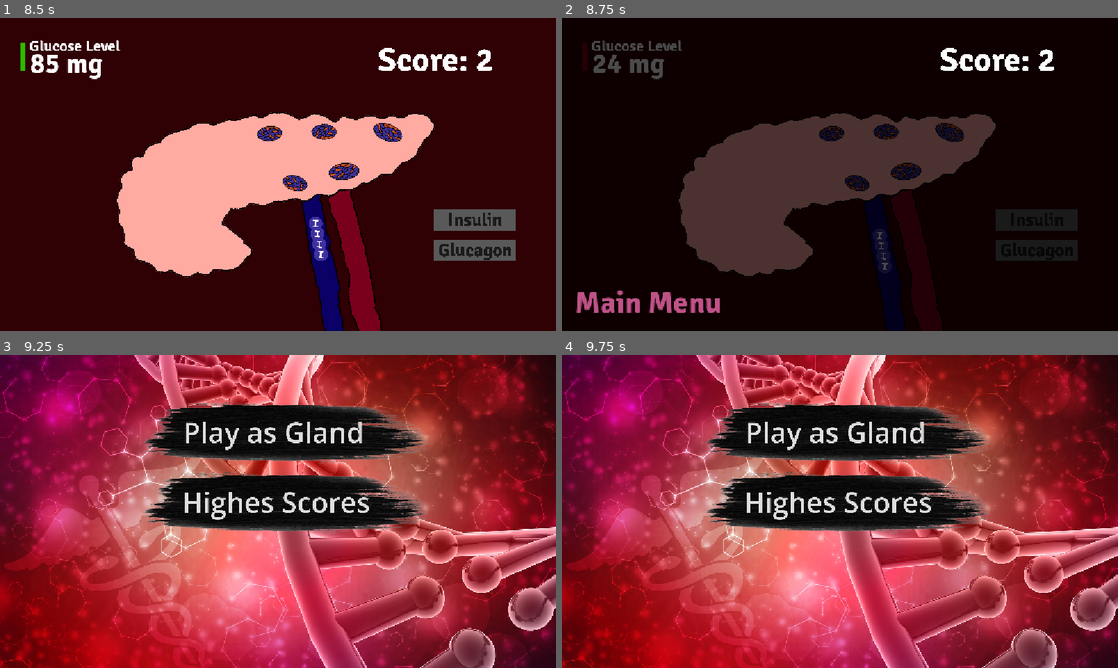
Above: before the commit, frames 1-4 (two rows, left to right).
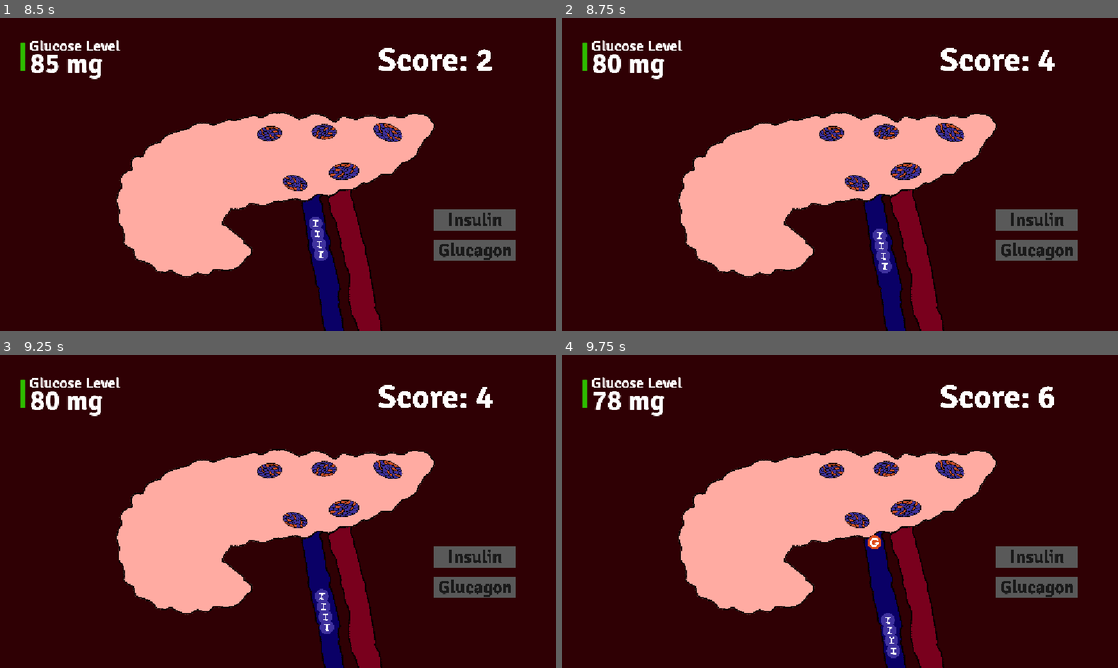
Above: after the commit, the same moments.

Repository: NileKnight1/hormonal-coordination
Game: Godot game, scene res://scenes/main_menu.tscn
The game is run twice, just before and just after one commit, with the same random seed, the same clock (stepped at 60 frames per second) and the same inputs.
Inputs (mouse positions are in pixels of both pictures, inside the frame that each line leads up to):
- Up to frame 1 (8.5 s): click "Highes Scores" at 0.5 s; click "Back" at 1.25 s; click "Play as Gland" at 2 s; click "Pancreas" at 2.75 s; click "Pituitary" at 3.5 s; click "Adrenal" at 4.25 s; click "Thyroid" at 5 s; click "General" at 5.75 s; click "Play" at 6.5 s; click (472, 221) at 7.25 s; tap Enter at 8 s; move the mouse to (400, 158) at 8.02 s; hold Right from 8.03 s (still down); tap Alt at 8.1 s; click (400, 158) at 8.17 s
- Up to frame 2 (8.75 s): keep holding Right
- Up to frame 3 (9.25 s): release Right at 8.75 s; click (83, 639) at 8.75 s, where only the run before the commit has a clickable "Main Menu"
- Up to frame 4 (9.75 s): click (1034, 589) at 9.52 s

Frame 1 is identical in both runs. In frame 2, 98% of the frame differs, in the area x 0-100%, y 0-100%; in frame 3, 97%; in frame 4, 97%.

Commit message:
adjust death and music and sounds in adrenal/pituitary/general

Diff:
--- a/scenes/adrenal.tscn
+++ b/scenes/adrenal.tscn
@@ -3,9 +3,21 @@
 [ext_resource type="Script" uid="uid://borl85q5mlcw5" path="res://scripts/adrenal.gd" id="1_855ow"]
 [ext_resource type="Texture2D" uid="uid://bj5phtvuyvlfg" path="res://assets/201405_adrenal_medulla.png" id="1_uad51"]
 [ext_resource type="FontFile" uid="uid://dv5ck4njci6f6" path="res://assets/Signika-Bold.ttf" id="3_8apxs"]
+[ext_resource type="AudioStream" uid="uid://bcr0ooramemnx" path="res://audio/fluid.mp3" id="4_47jjj"]
 
 [sub_resource type="StyleBoxFlat" id="StyleBoxFlat_8apxs"]
 bg_color = Color(0.18576995, 0.00057644997, 0.016268224, 1)
+
+[sub_resource type="StyleBoxFlat" id="StyleBoxFlat_47jjj"]
+bg_color = Color(0, 0, 0, 0.7058824)
+
+[sub_resource type="StyleBoxEmpty" id="StyleBoxEmpty_8apxs"]
+
+[sub_resource type="StyleBoxEmpty" id="StyleBoxEmpty_47jjj"]
+
+[sub_resource type="StyleBoxEmpty" id="StyleBoxEmpty_7g4nv"]
+
+[sub_resource type="StyleBoxEmpty" id="StyleBoxEmpty_kdwxv"]
 
 [node name="Node2D" type="Node2D" unique_id=652613790]
 script = ExtResource("1_855ow")
@@ -17,8 +29,8 @@
 [node name="Camera2D" type="Camera2D" parent="." unique_id=1549937560]
 
 [node name="201405AdrenalMedulla" type="Sprite2D" parent="." unique_id=1746344252]
-position = Vector2(94.999985, -216)
-scale = Vector2(0.5875, 0.5875)
+position = Vector2(-9.000004, -160)
+scale = Vector2(0.73375, 0.73375)
 texture = ExtResource("1_uad51")
 
 [node name="Control" type="Control" parent="." unique_id=1210706525]
@@ -82,39 +94,27 @@
 theme_override_font_sizes/font_size = 80
 text = "Digestion: ON"
 
-[node name="event" type="Label" parent="Control" unique_id=693938265]
+[node name="event" type="Label" parent="Control" unique_id=701456269]
 layout_mode = 0
-offset_left = -549.0
-offset_top = 240.0
-offset_right = 535.4829
-offset_bottom = 386.0
-scale = Vector2(0.4599988, 0.4599988)
+offset_left = -542.0
+offset_top = 213.0
+offset_right = 498.0
+offset_bottom = 384.0
+scale = Vector2(0.475, 0.475)
 theme_override_fonts/font = ExtResource("3_8apxs")
-theme_override_font_sizes/font_size = 118
-text = "Nothing right now"
+theme_override_font_sizes/font_size = 125
+text = "Player is nothing."
 
-[node name="score" type="Label" parent="Control" unique_id=2099224922]
+[node name="health" type="Label" parent="Control" unique_id=2102242111]
 layout_mode = 0
-offset_left = 201.99998
-offset_top = -286.0
-offset_right = 646.0
-offset_bottom = -96.0
-scale = Vector2(0.115, 0.115)
+offset_left = -539.0
+offset_top = -290.00003
+offset_right = 2175.0
+offset_bottom = 553.0
+scale = Vector2(0.12, 0.12)
 theme_override_fonts/font = ExtResource("3_8apxs")
-theme_override_font_sizes/font_size = 633
-text = "Score: 0"
-
-[node name="health" type="Label" parent="Control" unique_id=1243171675]
-layout_mode = 0
-offset_left = 207.0
-offset_top = -203.0
-offset_right = 705.0
-offset_bottom = -13.0
-scale = Vector2(0.11, 0.11)
-theme_override_fonts/font = ExtResource("3_8apxs")
-theme_override_font_sizes/font_size = 629
+theme_override_font_sizes/font_size = 684
 text = "Health: 3"
-vertical_alignment = 1
 
 [node name="Panel" type="Panel" parent="." unique_id=1590552765]
 z_index = -1
@@ -126,5 +126,44 @@
 theme_override_styles/panel = SubResource("StyleBoxFlat_8apxs")
 metadata/_edit_lock_ = true
 
+[node name="bg" type="Panel" parent="." unique_id=1614006409]
+visible = false
+offset_left = -584.0
+offset_top = -329.99997
+offset_right = 596.0
+offset_bottom = 333.00003
+theme_override_styles/panel = SubResource("StyleBoxFlat_47jjj")
+
+[node name="score" type="Label" parent="." unique_id=1157729923]
+offset_left = 211.0
+offset_top = -293.0
+offset_right = 2497.0
+offset_bottom = 517.0
+scale = Vector2(0.13, 0.13)
+theme_override_fonts/font = ExtResource("3_8apxs")
+theme_override_font_sizes/font_size = 657
+text = "Score: 0"
+
+[node name="but" type="Button" parent="." unique_id=1206744461]
+visible = false
+offset_left = -550.0
+offset_top = 226.0
+offset_right = -245.0
+offset_bottom = 305.0
+theme_override_colors/font_color = Color(0.7479036, 0.32087067, 0.52911603, 1)
+theme_override_fonts/font = ExtResource("3_8apxs")
+theme_override_font_sizes/font_size = 63
+theme_override_styles/normal = SubResource("StyleBoxEmpty_8apxs")
+theme_override_styles/pressed = SubResource("StyleBoxEmpty_47jjj")
+theme_override_styles/hover = SubResource("StyleBoxEmpty_7g4nv")
+theme_override_styles/focus = SubResource("StyleBoxEmpty_kdwxv")
+text = "Main Menu"
+
+[node name="music" type="AudioStreamPlayer" parent="." unique_id=451365262]
+stream = ExtResource("4_47jjj")
+autoplay = true
+parameters/looping = true
+
 [connection signal="timeout" from="general" to="." method="_on_general_timeout"]
 [connection signal="button_down" from="Control/adrenaline" to="." method="_on_adrenaline_button_down"]
+[connection signal="pressed" from="but" to="." method="_on_but_pressed"]
--- a/scenes/general.tscn
+++ b/scenes/general.tscn
@@ -38,6 +38,7 @@
 [ext_resource type="Texture2D" uid="uid://dx50c8gvrn7r3" path="res://assets/glucagon4buttonmax.png" id="36_ktl3u"]
 [ext_resource type="FontFile" uid="uid://dv5ck4njci6f6" path="res://assets/Signika-Bold.ttf" id="37_0txqb"]
 [ext_resource type="Texture2D" uid="uid://by2hhul8n31tw" path="res://assets/949-9494109_brush-stroke.png" id="38_ra22a"]
+[ext_resource type="AudioStream" uid="uid://bcr0ooramemnx" path="res://audio/fluid.mp3" id="39_a5yvw"]
 
 [sub_resource type="StyleBoxFlat" id="StyleBoxFlat_cbogg"]
 bg_color = Color(0.18576995, 0.00057644997, 0.016268224, 1)
@@ -47,6 +48,17 @@
 
 [sub_resource type="StyleBoxFlat" id="StyleBoxFlat_w80bm"]
 bg_color = Color(0.18576995, 0.00057644997, 0.016268224, 1)
+
+[sub_resource type="StyleBoxFlat" id="StyleBoxFlat_xuum8"]
+bg_color = Color(0, 0, 0, 0.7058824)
+
+[sub_resource type="StyleBoxEmpty" id="StyleBoxEmpty_gcdas"]
+
+[sub_resource type="StyleBoxEmpty" id="StyleBoxEmpty_a7g7g"]
+
+[sub_resource type="StyleBoxEmpty" id="StyleBoxEmpty_kajyh"]
+
+[sub_resource type="StyleBoxEmpty" id="StyleBoxEmpty_v2ajq"]
 
 [node name="Node2D" type="Node2D" unique_id=947484268]
 script = ExtResource("1_8jc6d")
@@ -553,6 +565,34 @@
 horizontal_alignment = 1
 autowrap_mode = 2
 justification_flags = 171
+
+[node name="bg2" type="Panel" parent="CanvasLayer" unique_id=1305390338]
+visible = false
+offset_left = -14.0
+offset_top = -4.0
+offset_right = 1166.0
+offset_bottom = 659.0
+theme_override_styles/panel = SubResource("StyleBoxFlat_xuum8")
+
+[node name="but" type="Button" parent="CanvasLayer" unique_id=2010431398]
+visible = false
+offset_left = 20.0
+offset_top = 552.0
+offset_right = 325.0
+offset_bottom = 631.0
+theme_override_colors/font_color = Color(0.7479036, 0.32087067, 0.52911603, 1)
+theme_override_fonts/font = ExtResource("37_0txqb")
+theme_override_font_sizes/font_size = 63
+theme_override_styles/normal = SubResource("StyleBoxEmpty_gcdas")
+theme_override_styles/pressed = SubResource("StyleBoxEmpty_a7g7g")
+theme_override_styles/hover = SubResource("StyleBoxEmpty_kajyh")
+theme_override_styles/focus = SubResource("StyleBoxEmpty_v2ajq")
+text = "Main Menu"
+
+[node name="music" type="AudioStreamPlayer" parent="." unique_id=1762033079]
+stream = ExtResource("39_a5yvw")
+autoplay = true
+parameters/looping = true
 
 [connection signal="timeout" from="1s" to="." method="_on_s_timeout"]
 [connection signal="pressed" from="pituitray/Control/tsh" to="." method="_on_tsh_pressed"]
@@ -568,3 +608,4 @@
 [connection signal="pressed" from="Button2" to="." method="_on_button2_pressed"]
 [connection signal="pressed" from="Button3" to="." method="_on_button3_pressed"]
 [connection signal="pressed" from="Button4" to="." method="_on_button4_pressed"]
+[connection signal="pressed" from="CanvasLayer/but" to="." method="_on_but_pressed"]
--- a/scripts/adrenal.gd
+++ b/scripts/adrenal.gd
@@ -7,9 +7,24 @@
 @onready var adrenaline =$Control/adrenaline
 @onready var general = $general
 
-var alive = 1
+var click = preload("res://audio/click.wav")
+var lose = preload("res://audio/sudden.mp3")
+var right = preload("res://audio/right.mp3")
+var wrong = preload("res://audio/wrong.mp3")
+
+
+func play_sound(sound):
+	var temp = AudioStreamPlayer.new()
+	temp.stream = sound
+	add_child(temp)
+
+	temp.finished.connect(temp.queue_free)
+	temp.play()
+
+
+var alive = 3
 var score = 0
-var health = 3
+var health = 1
 var waiting_time = 5
 
 var glucose_level = 85
@@ -63,7 +78,13 @@
 
 func death():
 	print("You're dead.")
+	play_sound(lose)
 	alive = 0
+	$but.visible = 1
+	$bg.visible = 1
+	$general.stop()
+	$music.stop()
+
 	#global.scores[2] = ["adrenal", score]
 
 	global.update_scores("adrenal", score)
@@ -77,6 +98,7 @@
 
 func _on_adrenaline_button_down() -> void:
 	change()
+	play_sound(click)
 
 
 func run():
@@ -117,23 +139,39 @@
 			0:
 				if digestion:
 					score += 3;
+					play_sound(right)
 				else:
 					health -= 1;
+					play_sound(wrong)
+
 			1:
 				if digestion:
 					score += 1
+					play_sound(right)
+
 				else:
 					score -= 1
+					play_sound(wrong)
+
 			2:
 				if !digestion:
 					score += 1
+					play_sound(right)
+
 				else:
 					score -= 1
+					play_sound(wrong)
+
 			3:
 				if !digestion:
 					score += 3
+					play_sound(right)
+
 				else:
 					health -= 1
+					play_sound(wrong)
+
+
 		if score < 0:
 			score = 0
 		#match tempx:
@@ -154,7 +192,7 @@
 			death()
 
 		print(score)
-		$Control/score.text = "Score: " + str(score)
+		$score.text = "Score: " + str(score)
 		$Control/health.text = "Health: " + str(health)
 
 
@@ -172,3 +210,9 @@
 func _on_general_timeout() -> void:
 	if waiting_time > 1:
 		waiting_time -= 1
+
+
+
+func _on_but_pressed() -> void:
+	play_sound(click)
+	get_tree().change_scene_to_file("res://scenes/main_menu.tscn")
--- a/scripts/general.gd
+++ b/scripts/general.gd
@@ -25,9 +25,26 @@
 @onready var msg_label = $CanvasLayer/Label4
 @onready var time_label = $CanvasLayer/Label5
 
+
+var click = preload("res://audio/click.wav")
+var lose = preload("res://audio/sudden.mp3")
+var right = preload("res://audio/right.mp3")
+var wrong = preload("res://audio/wrong.mp3")
+
+var alive = 1
+
+func play_sound(sound):
+	var temp = AudioStreamPlayer.new()
+	temp.stream = sound
+	add_child(temp)
+
+	temp.finished.connect(temp.queue_free)
+	temp.play()
+
+
 var elapsed_time = 0
 
-var dif = 1
+var dif = 3
 var extreme_count = 0
 var extreme_time = 0
 
@@ -197,7 +214,7 @@
 		extreme_time = 0
 
 	if extreme_time > 4:
-		end_game()
+		death()
 
 	elapsed_time += 1
 	var mins = elapsed_time / 60
@@ -299,7 +316,7 @@
 
 func run():
 
-	while 1:
+	while alive:
 		var tempx = randi_range(0, len(events)-1)
 		event(events[tempx])
 		await get_tree().create_timer(5).timeout
@@ -314,6 +331,19 @@
 	bp += event[5]
 	bmr += event[6]
 
-func end_game():
+func death():
+	alive = 0
 	print("dead")
+	play_sound(lose)
 	global.update_scores("general", elapsed_time)
+	$music.stop()
+	$"1s".stop()
+
+
+	$CanvasLayer/bg2.visible = 1
+	$CanvasLayer/but.visible = 1
+
+
+func _on_but_pressed() -> void:
+	play_sound(click)
+	get_tree().change_scene_to_file("res://scenes/main_menu.tscn")
--- a/scripts/pancreas.gd
+++ b/scripts/pancreas.gd
@@ -223,7 +223,7 @@
 	print(hormones)
 
 
-	glucose_change(80, -1)
+	glucose_change(8, -1)
 
 
 func _on_glucagon_button() -> void:
--- a/scripts/thyroid.gd
+++ b/scripts/thyroid.gd
@@ -178,7 +178,7 @@
 	cooldown.start()
 	b1.disabled = 1
 	b2.disabled = 1
-	change_calcium(20, -1)
+	change_calcium(2, -1)
 
 func _on_parathormone_button_down() -> void:
 	play_sound(click)
Not shown, changed: audio/collect.mp3.import
Not shown, added: audio/correct.mp3.import
Not shown, added: audio/right.mp3.import
Not shown, added: audio/wrong.mp3.import
Not shown, added: export_presets.cfg
Not shown, added: audio/correct.mp3
Not shown, added: audio/right.mp3
Not shown, added: audio/wrong.mp3
